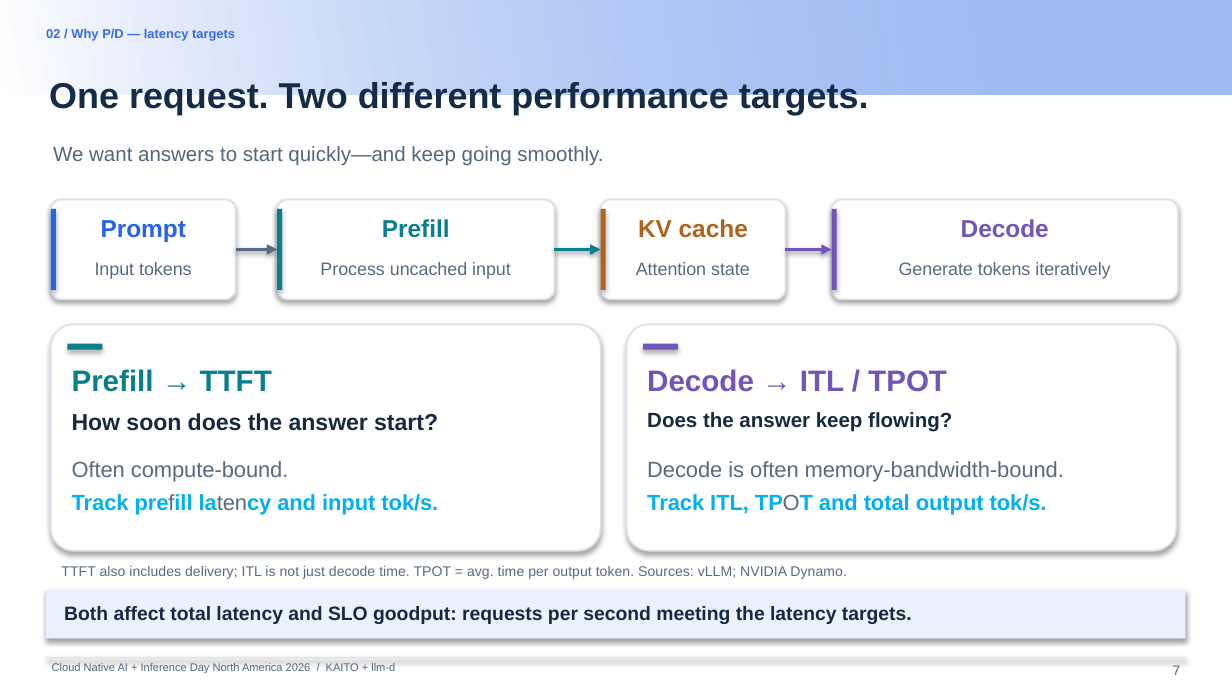
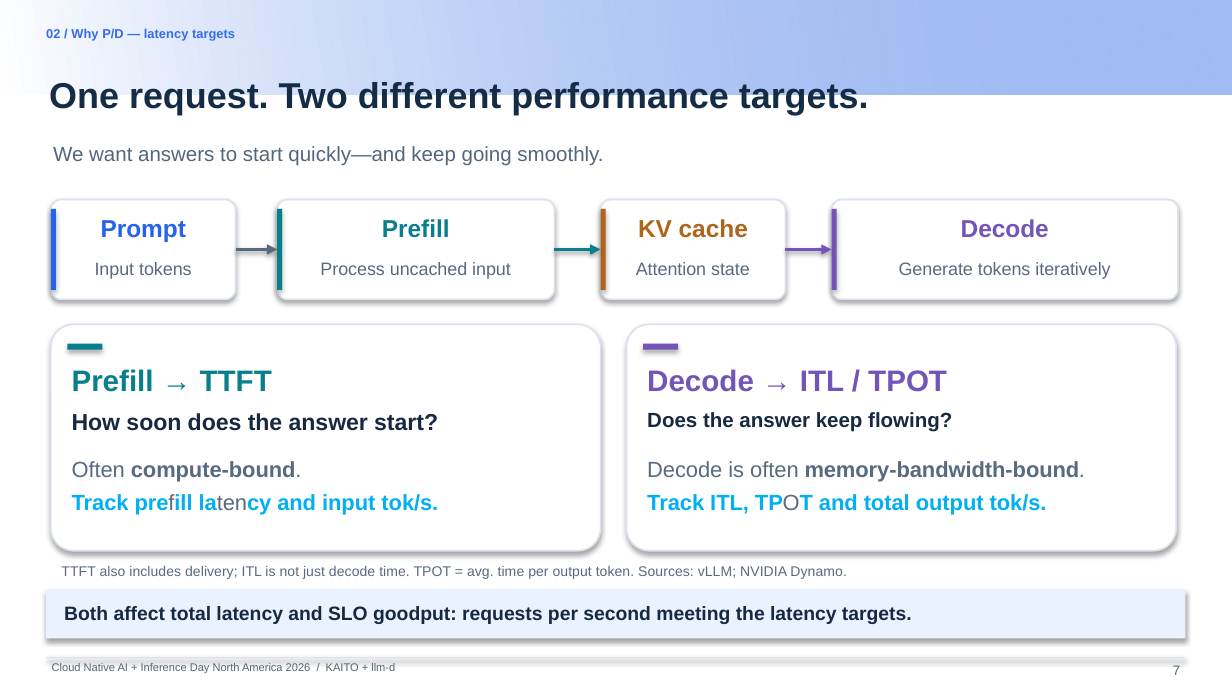
Before and after one commit to andyzhangx/demo, a slide deck: slide 7 of llm/pd-disaggregation/kubecon-na-2026-pd-disaggregation-kaito-llmd.pptx. Drawn at 1232x693 pixels with LibreOffice and Linux fonts; fonts in the diff are those of the drawing; background and template pictures are left out. Boxes give left, top, right and bottom in pixels: in the first picture for what was removed or moved away, otherwise in the second. Text is boxed around its words. In the diff, an @@ line names an element or a change of style, - is before the commit and + after.

```diff
--- a/llm/pd-disaggregation/kubecon-na-2026-pd-disaggregation-kaito-llmd.pptx
+++ b/llm/pd-disaggregation/kubecon-na-2026-pd-disaggregation-kaito-llmd.pptx
@@ text at (x1=72, y1=461, x2=302, y2=482): bold on in "compute-bound." @@
@@ text at (x1=647, y1=461, x2=1086, y2=482): bold on in "memory-bandwidth-bound." @@
```
Also in this commit, not shown: 4 other slides changed.
